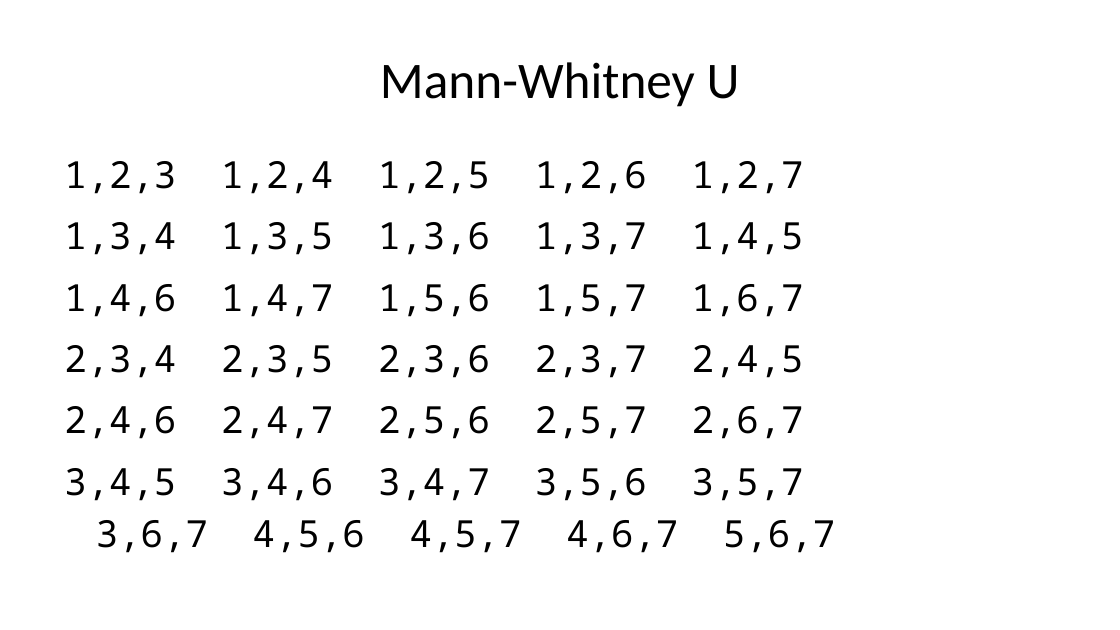
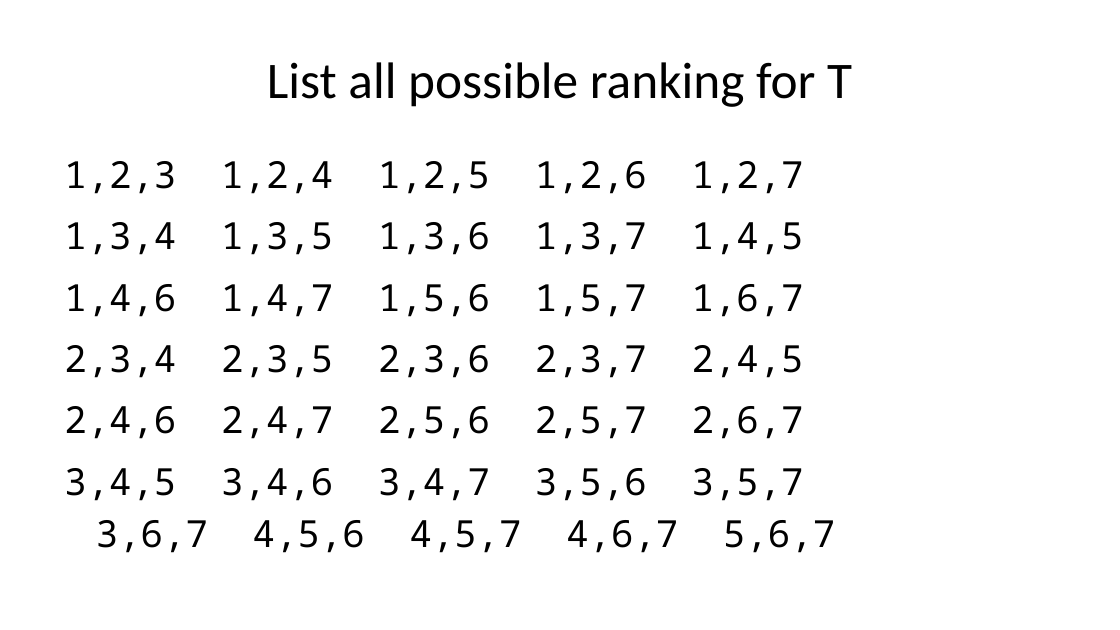
Before and after one commit to pmean/talks, a slide deck: slide 36 of exact-tests/results/exact-and-randomization-tests.pptx (slide 28 before the commit). Drawn at 1120x630 pixels with LibreOffice and Linux fonts; fonts in the diff are those of the drawing. Boxes give left, top, right and bottom in pixels: in the first picture for what was removed or moved away, otherwise in the second. Text is boxed around its words. In the diff, an @@ line names an element or a change of style, - is before the commit and + after.

```diff
--- a/exact-tests/results/exact-and-randomization-tests.pptx
+++ b/exact-tests/results/exact-and-randomization-tests.pptx
@@ title at [267,62,852,107]: text changed @@
-Mann-Whitney U
+List all possible ranking for T
```
Also in this commit, not shown: 8 other slides changed, 17 slides added, 1 other file.
